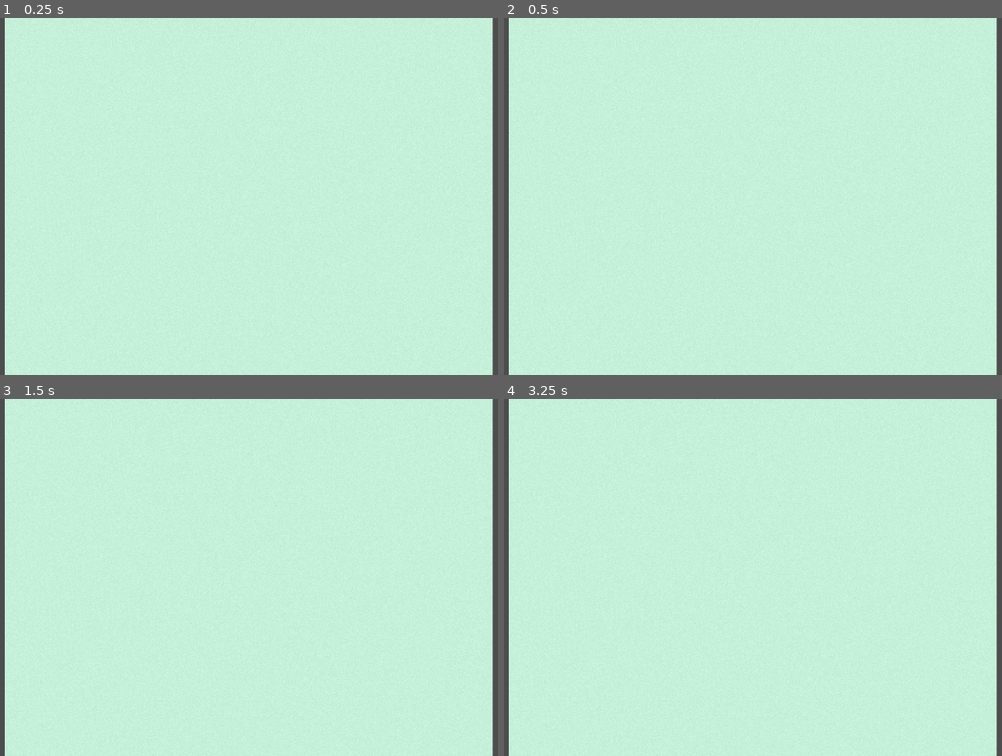
Above: before the commit, frames 1-4 (two rows, left to right).
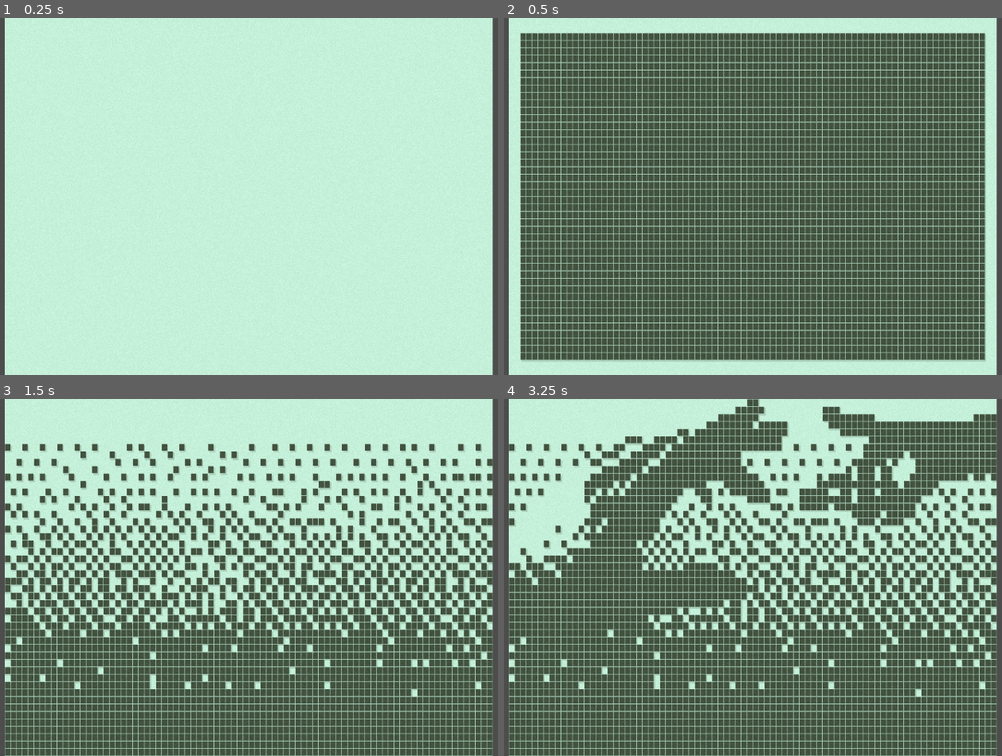
Above: after the commit, the same moments.

Repository: aherrington7452/maruvail_nokia-game-jam-7
Game: Godot game, scene res://main.tscn
Same seed, same stepped clock (60 frames per second), same inputs: the game is played once before the commit and once after it.
Inputs:
- Up to frame 1 (0.25 s): no input
- Up to frame 2 (0.5 s): no input
- Up to frame 3 (1.5 s): no input
- Up to frame 4 (3.25 s): no input

Frame 1 is identical in both runs. In frame 2, 86% of the frame differs, in the area x 3-97%, y 4-97%; in frame 3, 59%; in frame 4, 73%.

Commit message:
testing template

Diff:
--- a/main.tscn
+++ b/main.tscn
@@ -1,7 +1,8 @@
-[gd_scene load_steps=5 format=3 uid="uid://pstqes7jcym2"]
+[gd_scene load_steps=6 format=3 uid="uid://pstqes7jcym2"]
 
-[ext_resource type="Script" uid="uid://dqpy8ts768gss" path="res://main.gd" id="1_nrtmp"]
-[ext_resource type="Shader" uid="uid://cma38na5dxh2l" path="res://assets/shaders/nokia-3310.gdshader" id="3_dhqyx"]
+[ext_resource type="Script" path="res://main.gd" id="1_nrtmp"]
+[ext_resource type="PackedScene" uid="uid://5udo2ndf0wju" path="res://scene/NokiaStartup.tscn" id="2_e5hx2"]
+[ext_resource type="Shader" path="res://assets/shaders/nokia-3310.gdshader" id="3_dhqyx"]
 
 [sub_resource type="ViewportTexture" id="ViewportTexture_l502v"]
 viewport_path = NodePath("Screen")
@@ -26,6 +27,8 @@
 snap_2d_vertices_to_pixel = true
 canvas_item_default_texture_filter = 0
 size = Vector2i(84, 48)
+
+[node name="NokiaStartup" parent="Screen" instance=ExtResource("2_e5hx2")]
 
 [node name="AspectRatioContainer" type="AspectRatioContainer" parent="."]
 unique_name_in_owner = true
--- a/project.godot
+++ b/project.godot
@@ -15,7 +15,7 @@
 config/version="2.0.0"
 config/tags=PackedStringArray("template")
 run/main_scene="res://main.tscn"
-config/features=PackedStringArray("4.4", "Forward Plus")
+config/features=PackedStringArray("4.3", "Forward Plus")
 run/max_fps=15
 config/icon="res://icon.svg"
 
@@ -27,56 +27,6 @@
 
 [input]
 
-key_0={
-"deadzone": 0.5,
-"events": [Object(InputEventKey,"resource_local_to_scene":false,"resource_name":"","device":-1,"window_id":0,"alt_pressed":false,"shift_pressed":false,"ctrl_pressed":false,"meta_pressed":false,"pressed":false,"keycode":0,"physical_keycode":4194438,"key_label":0,"unicode":48,"location":0,"echo":false,"script":null)
-]
-}
-key_1={
-"deadzone": 0.5,
-"events": [Object(InputEventKey,"resource_local_to_scene":false,"resource_name":"","device":-1,"window_id":0,"alt_pressed":false,"shift_pressed":false,"ctrl_pressed":false,"meta_pressed":false,"pressed":false,"keycode":0,"physical_keycode":4194445,"key_label":0,"unicode":55,"location":0,"echo":false,"script":null)
-]
-}
-key_2={
-"deadzone": 0.5,
-"events": [Object(InputEventKey,"resource_local_to_scene":false,"resource_name":"","device":-1,"window_id":0,"alt_pressed":false,"shift_pressed":false,"ctrl_pressed":false,"meta_pressed":false,"pressed":false,"keycode":0,"physical_keycode":4194446,"key_label":0,"unicode":56,"location":0,"echo":false,"script":null)
-]
-}
-key_3={
-"deadzone": 0.5,
-"events": [Object(InputEventKey,"resource_local_to_scene":false,"resource_name":"","device":-1,"window_id":0,"alt_pressed":false,"shift_pressed":false,"ctrl_pressed":false,"meta_pressed":false,"pressed":false,"keycode":0,"physical_keycode":4194447,"key_label":0,"unicode":57,"location":0,"echo":false,"script":null)
-]
-}
-key_4={
-"deadzone": 0.5,
-"events": [Object(InputEventKey,"resource_local_to_scene":false,"resource_name":"","device":-1,"window_id":0,"alt_pressed":false,"shift_pressed":false,"ctrl_pressed":false,"meta_pressed":false,"pressed":false,"keycode":0,"physical_keycode":4194442,"key_label":0,"unicode":52,"location":0,"echo":false,"script":null)
-]
-}
-key_5={
-"deadzone": 0.5,
-"events": [Object(InputEventKey,"resource_local_to_scene":false,"resource_name":"","device":-1,"window_id":0,"alt_pressed":false,"shift_pressed":false,"ctrl_pressed":false,"meta_pressed":false,"pressed":false,"keycode":0,"physical_keycode":4194443,"key_label":0,"unicode":53,"location":0,"echo":false,"script":null)
-]
-}
-key_6={
-"deadzone": 0.5,
-"events": [Object(InputEventKey,"resource_local_to_scene":false,"resource_name":"","device":-1,"window_id":0,"alt_pressed":false,"shift_pressed":false,"ctrl_pressed":false,"meta_pressed":false,"pressed":false,"keycode":0,"physical_keycode":4194444,"key_label":0,"unicode":54,"location":0,"echo":false,"script":null)
-]
-}
-key_7={
-"deadzone": 0.5,
-"events": [Object(InputEventKey,"resource_local_to_scene":false,"resource_name":"","device":-1,"window_id":0,"alt_pressed":false,"shift_pressed":false,"ctrl_pressed":false,"meta_pressed":false,"pressed":false,"keycode":0,"physical_keycode":4194439,"key_label":0,"unicode":49,"location":0,"echo":false,"script":null)
-]
-}
-key_8={
-"deadzone": 0.5,
-"events": [Object(InputEventKey,"resource_local_to_scene":false,"resource_name":"","device":-1,"window_id":0,"alt_pressed":false,"shift_pressed":false,"ctrl_pressed":false,"meta_pressed":false,"pressed":false,"keycode":0,"physical_keycode":4194440,"key_label":0,"unicode":50,"location":0,"echo":false,"script":null)
-]
-}
-key_9={
-"deadzone": 0.5,
-"events": [Object(InputEventKey,"resource_local_to_scene":false,"resource_name":"","device":-1,"window_id":0,"alt_pressed":false,"shift_pressed":false,"ctrl_pressed":false,"meta_pressed":false,"pressed":false,"keycode":0,"physical_keycode":4194441,"key_label":0,"unicode":51,"location":0,"echo":false,"script":null)
-]
-}
 move_up={
 "deadzone": 0.5,
 "events": [Object(InputEventKey,"resource_local_to_scene":false,"resource_name":"","device":-1,"window_id":0,"alt_press …(195 unchanged characters)…
--- a/scene/NokiaStartup.tscn
+++ b/scene/NokiaStartup.tscn
@@ -230,8 +230,8 @@
 
 [sub_resource type="AnimationLibrary" id="AnimationLibrary_obovh"]
 _data = {
-&"RESET": SubResource("Animation_u2f00"),
-&"startup": SubResource("Animation_3bsop")
+"RESET": SubResource("Animation_u2f00"),
+"startup": SubResource("Animation_3bsop")
 }
 
 [node name="NokiaStartup" type="Node"]
@@ -278,6 +278,6 @@
 
 [node name="AnimationPlayer" type="AnimationPlayer" parent="."]
 libraries = {
-&"": SubResource("AnimationLibrary_obovh")
+"": SubResource("AnimationLibrary_obovh")
 }
 autoplay = "startup"
Not shown, changed: assets/fonts/lowrez/lowrez.png.import
Not shown, changed: assets/fonts/nokia/nokiafc22.ttf.import
Not shown: 1 places in main.tscn that only renumber resources
